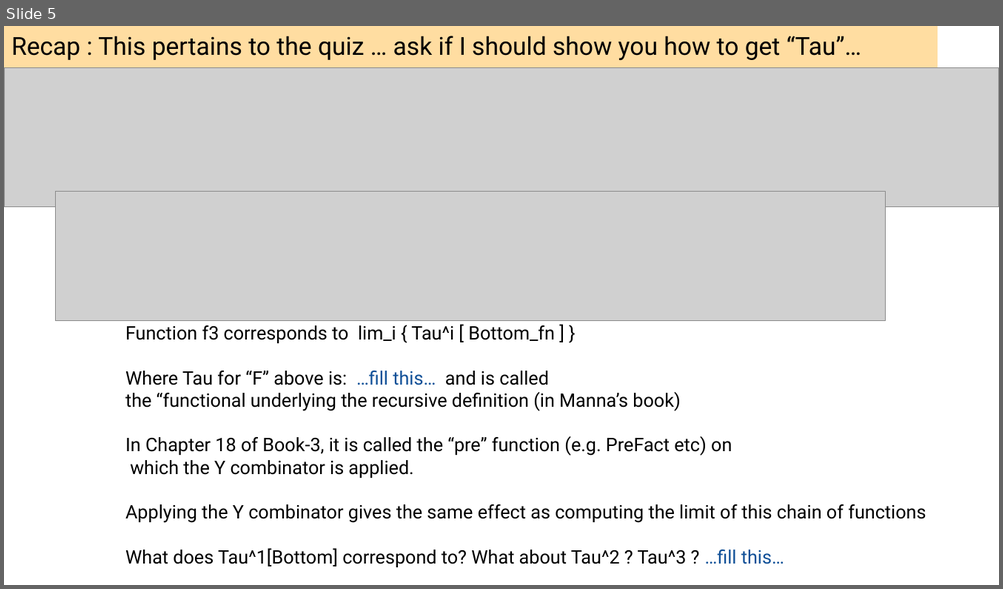
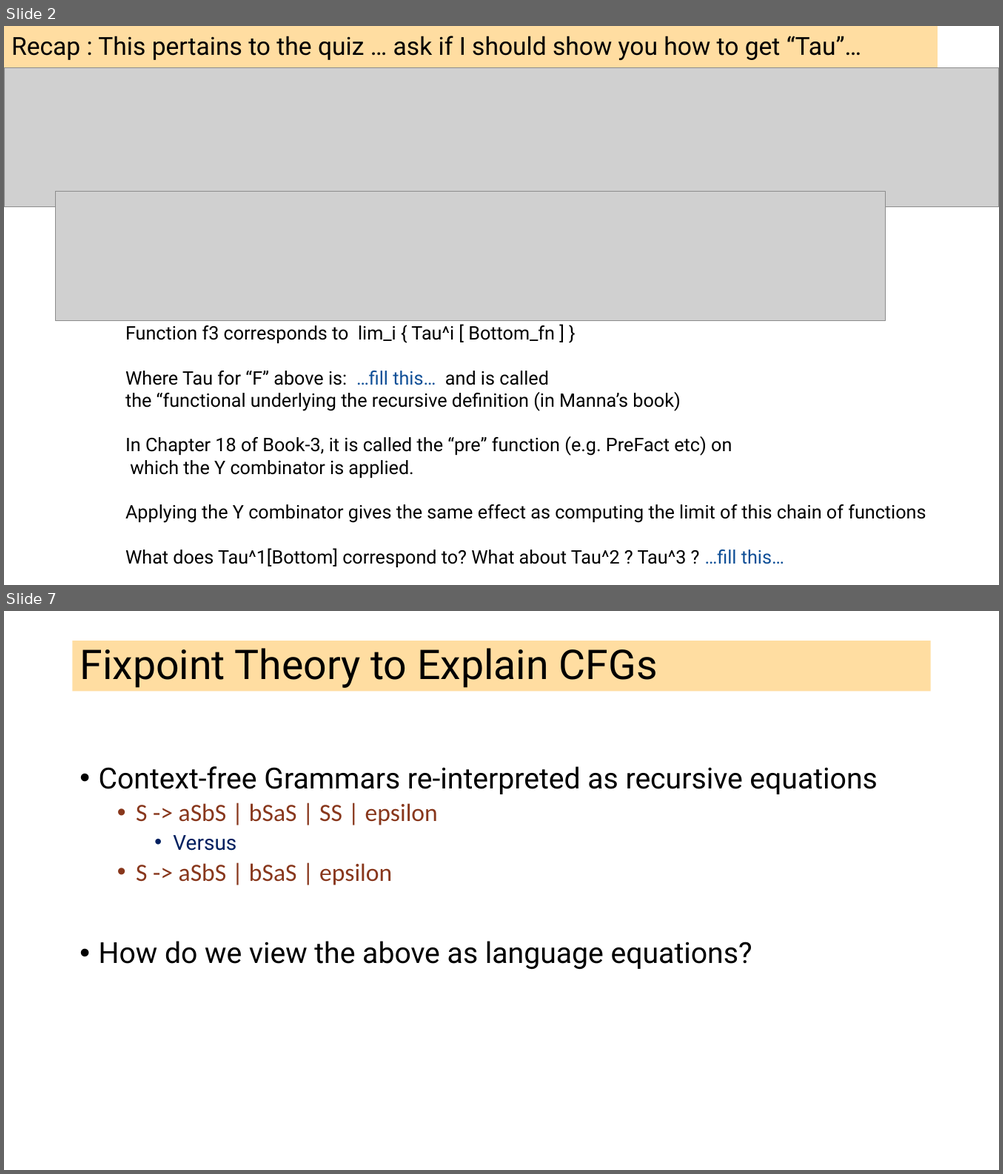
Before and after one commit to ganeshutah/cs6110s22, a slide deck: Lec21/Lec21.pptx. Shown one above the other, each under a label of ours: slide 5 before the commit, slides 2 and 7 after it; the slides between them are not shown. The pictures are 1003x589 and 1003x1174 pixels, drawn with LibreOffice and Linux fonts; fonts in the diff are those of the drawing; grey boxes stand for pictures. Boxes give left, top, right and bottom in pixels: in the first picture for what was removed or moved away, otherwise in the second. Text is boxed around its words. In the diff, an @@ line names an element or a change of style, - is before the commit and + after.

```diff
--- a/Lec21/Lec21.pptx
+++ b/Lec21/Lec21.pptx
@@ slide 7 added at box(4, 611, 999, 1170), background #FFFFFF @@
@@ title added at box(73, 641, 930, 692), fill #FFBD47 at 51% opacity, 39.6 pt, text #000000 @@
+Fixpoint Theory to Explain CFGs
@@ text added at box(99, 766, 876, 969), 28 pt, text #000000 @@
+• Context-free Grammars re-interpreted as recursive equations
+  • S -> aSbS | bSaS | SS | epsilon
+    • Versus
+  • S -> aSbS | bSaS | epsilon
+• How do we view the above as language equations?
@@ what was slide 5 is now slide 2 @@
```
Also in this commit, not shown: 1 slide changed, 16 other slides added, 2 slides removed, 1 other file.
